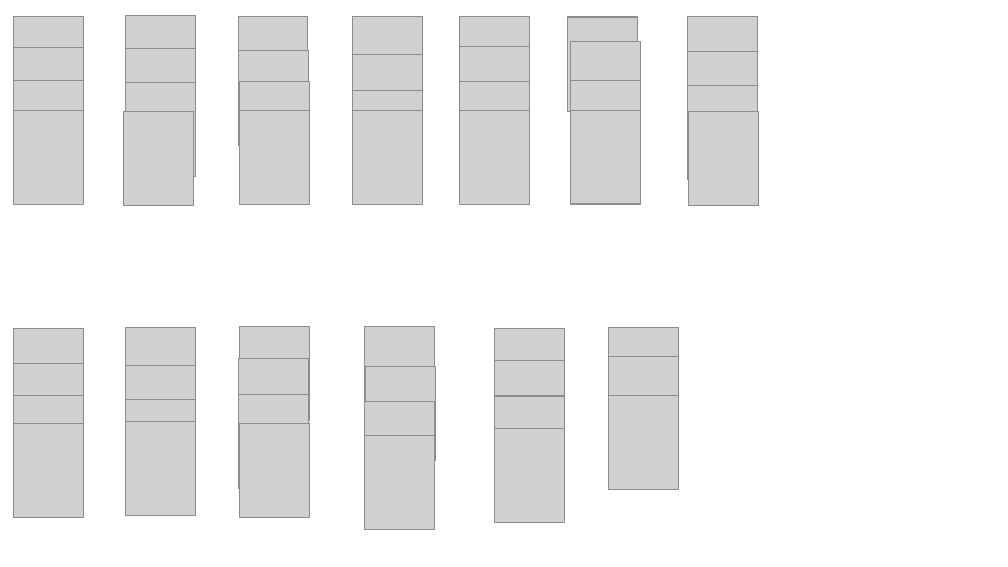
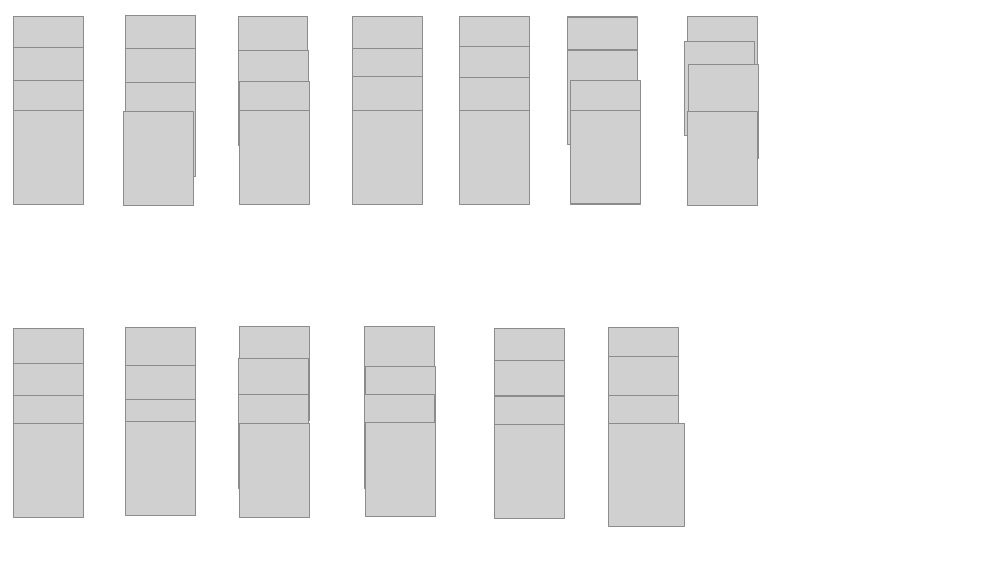
Before and after one commit to dhruvaldarji/HueHueBakersDozenSolitaire, a slide deck: slide 1 of HueHueBakersDozenSolitaire/HueHueBakersDozenSolitaireContent/Prototype.pptx. Drawn at 1008x567 pixels with LibreOffice and Linux fonts; fonts in the diff are those of the drawing; grey boxes stand for pictures. Boxes give left, top, right and bottom in pixels: in the first picture for what was removed or moved away, otherwise in the second. Text is boxed around its words. In the diff, an @@ line names an element or a change of style, - is before the commit and + after.

Commit message:
All cards arranged in rough location of final
Still need the background gif/jpg.

```diff
--- a/HueHueBakersDozenSolitaire/HueHueBakersDozenSolitaireContent/Prototype.pptx
+++ b/HueHueBakersDozenSolitaire/HueHueBakersDozenSolitaireContent/Prototype.pptx
@@ 3 pictures: place and size @@
-3 pictures at box(353, 54, 563, 522)
+3 pictures at box(353, 48, 563, 518)
@@ picture: place and size @@
-picture at box(571, 41, 640, 135)
+picture at box(568, 50, 637, 144)
@@ picture: place and size @@
-picture at box(687, 51, 757, 145)
+picture at box(684, 41, 754, 135)
@@ picture: place and size @@
-picture at box(353, 91, 422, 184)
+picture at box(353, 77, 422, 170)
@@ picture: place and size @@
-picture at box(687, 86, 757, 179)
+picture at box(688, 65, 758, 158)
@@ picture: place and size @@
-picture at box(365, 402, 434, 496)
+picture at box(365, 394, 434, 488)
@@ picture: place and size @@
-picture at box(364, 435, 433, 529)
+picture at box(365, 422, 434, 516)
@@ picture added at box(608, 423, 684, 526) @@
```
